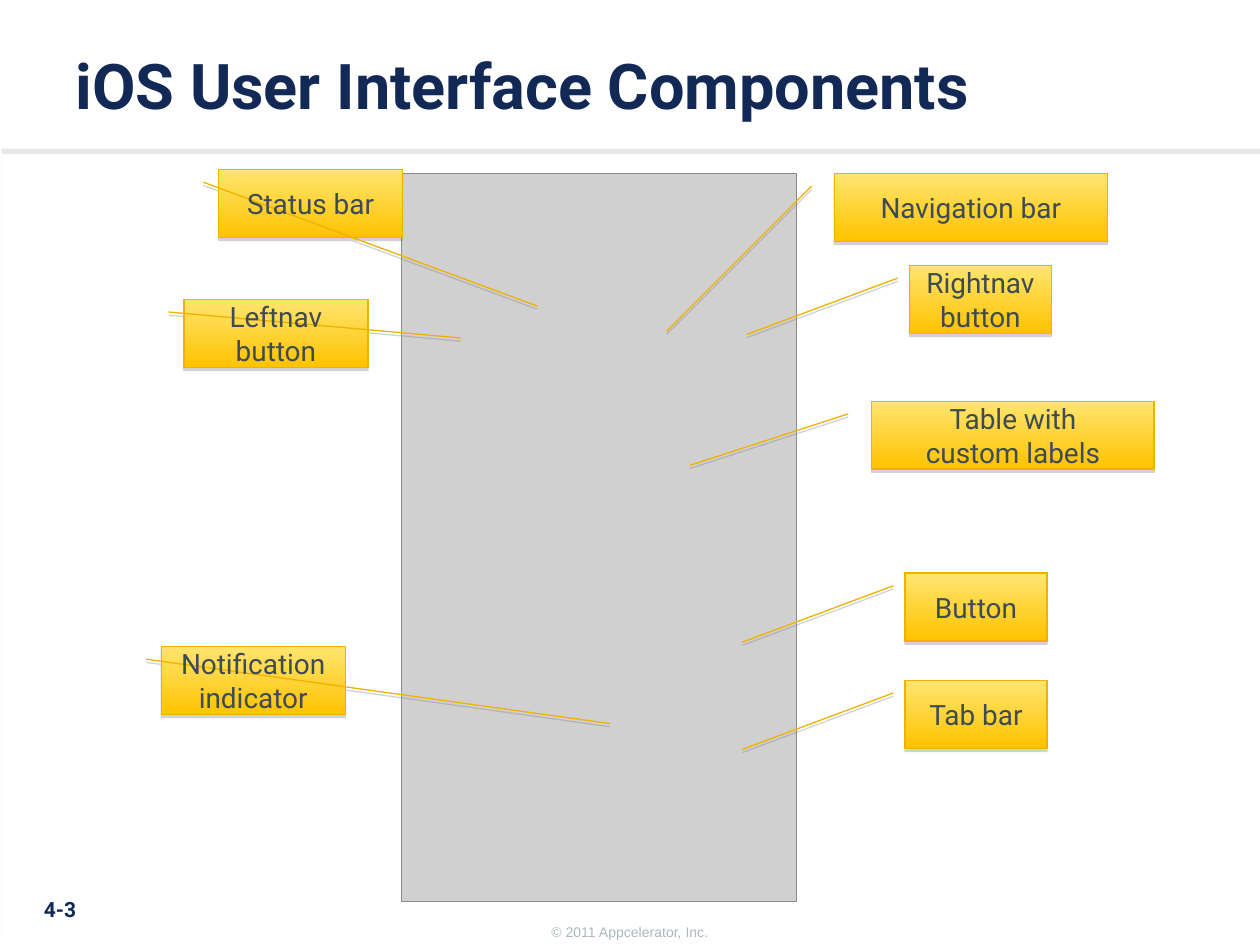
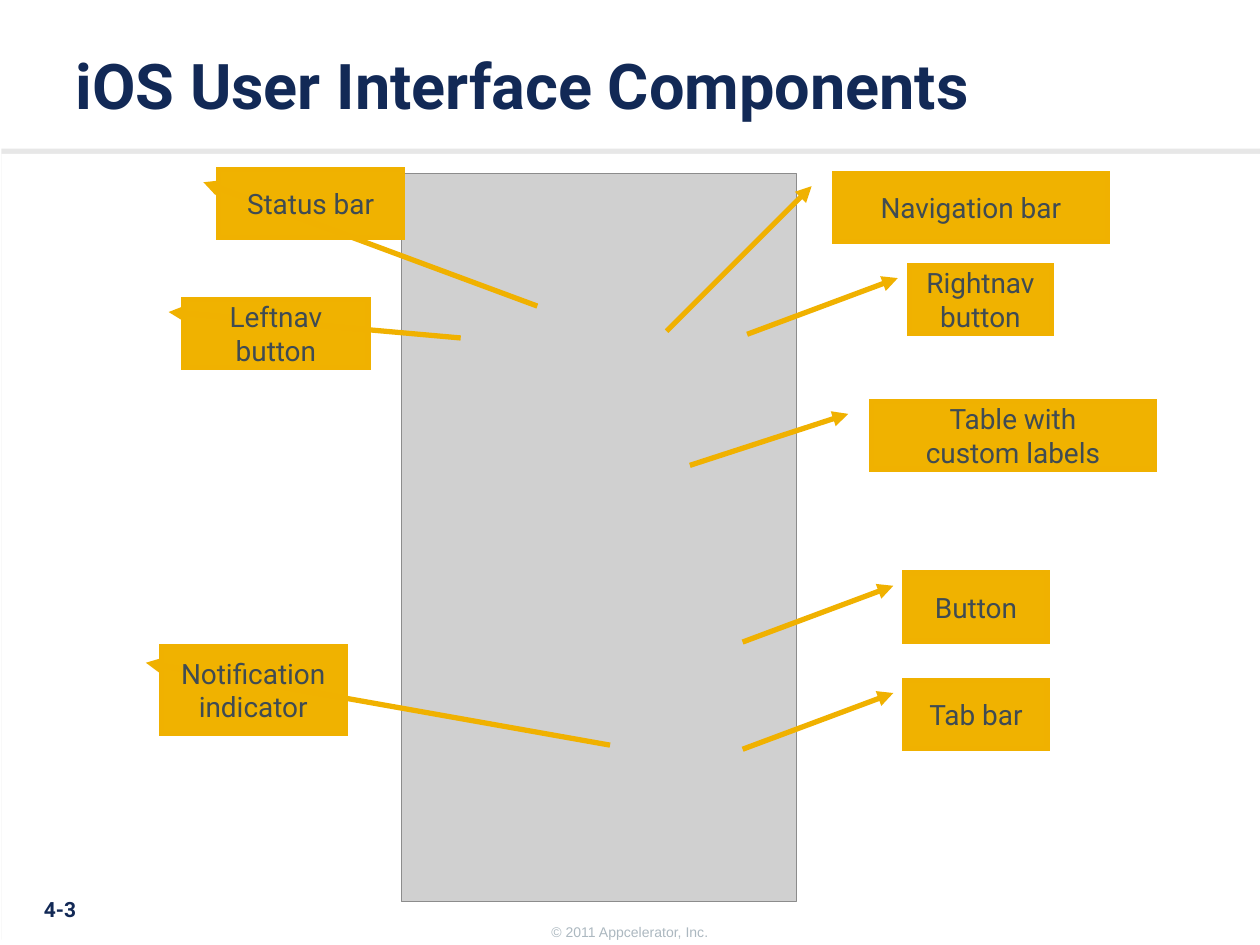
Before and after one commit to appcelerator-training-archive/tcad_certification, a slide deck: slide 3 of 220/220.ppt. Drawn at 1260x945 pixels with LibreOffice and Linux fonts; fonts in the diff are those of the drawing; grey boxes stand for pictures; background and template pictures are left out. Boxes give left, top, right and bottom in pixels: in the first picture for what was removed or moved away, otherwise in the second. Text is boxed around its words. In the diff, an @@ line names an element or a change of style, - is before the commit and + after.

```diff
--- a/220/220.ppt
+++ b/220/220.ppt
@@ fill gradient #FFE570 to #FFC300 to #F0B200; outline #F0B100 0.74 pt to #F0B100 3 pt; shadow off in 8 elements at box(905, 680, 1047, 748), box(872, 401, 1154, 469), box(905, 573, 1047, 641), box(184, 300, 368, 368), box(910, 266, 1051, 334), box(219, 170, 403, 238), box(834, 174, 1108, 242), box(161, 646, 345, 733) @@
@@ border callout "Notification indicator": place and size @@
-border callout "Notification indicator" at box(161, 646, 345, 714)
+border callout "Notification indicator" at box(161, 646, 345, 733)
```
Also in this commit, not shown: 2 other slides changed, 4 other files.
